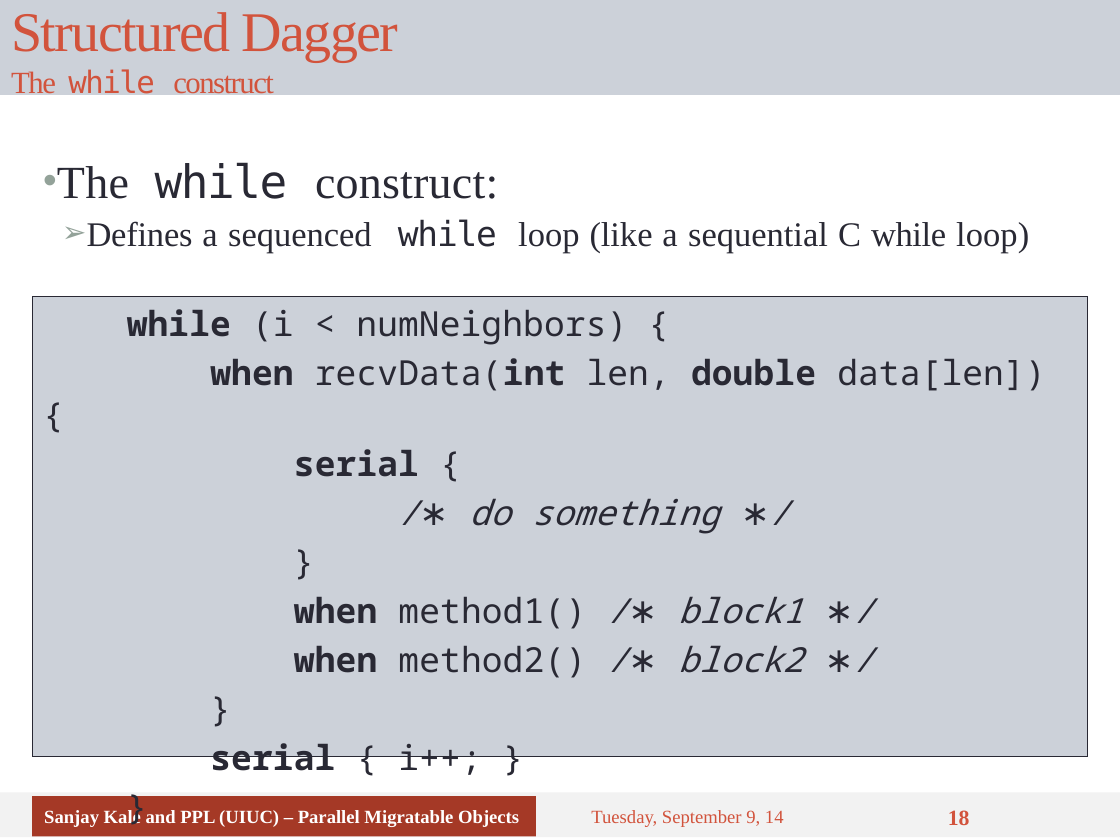
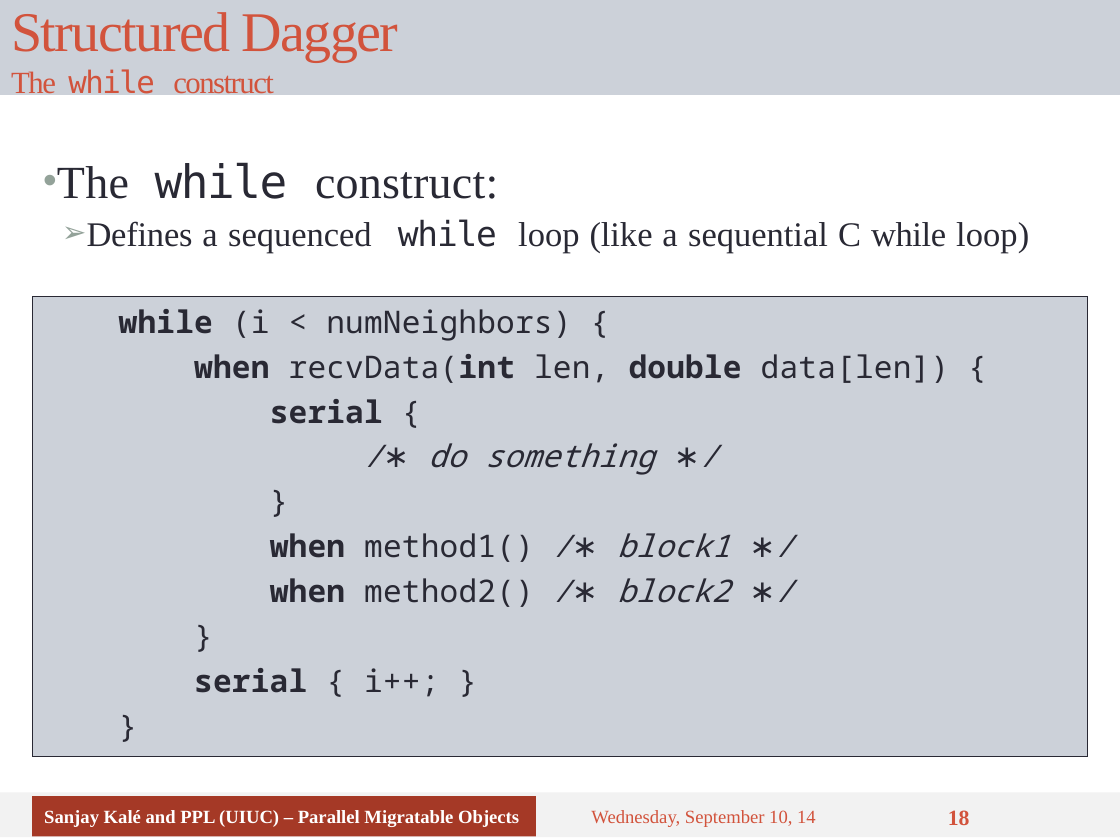
Before and after one commit to UIUC-PPL/charm_tutorial, a slide deck: slide 18 of tutorial-07-sdag.pptx. Drawn at 1120x840 pixels with LibreOffice and Linux fonts; fonts in the diff are those of the drawing. Boxes give left, top, right and bottom in pixels: in the first picture for what was removed or moved away, otherwise in the second. Text is boxed around its words. In the diff, an @@ line names an element or a change of style, - is before the commit and + after.

```diff
--- a/tutorial-07-sdag.pptx
+++ b/tutorial-07-sdag.pptx
@@ rectangle "while (i < numNeighbors) {" at bbox=[32, 297, 1088, 756]: size 22.2 to 20 pt @@
@@ text at bbox=[591, 810, 816, 827]: text changed @@
-Tuesday, September 9, 14
+Wednesday, September 10, 14
```
Also in this commit, not shown: 33 other slides changed.
